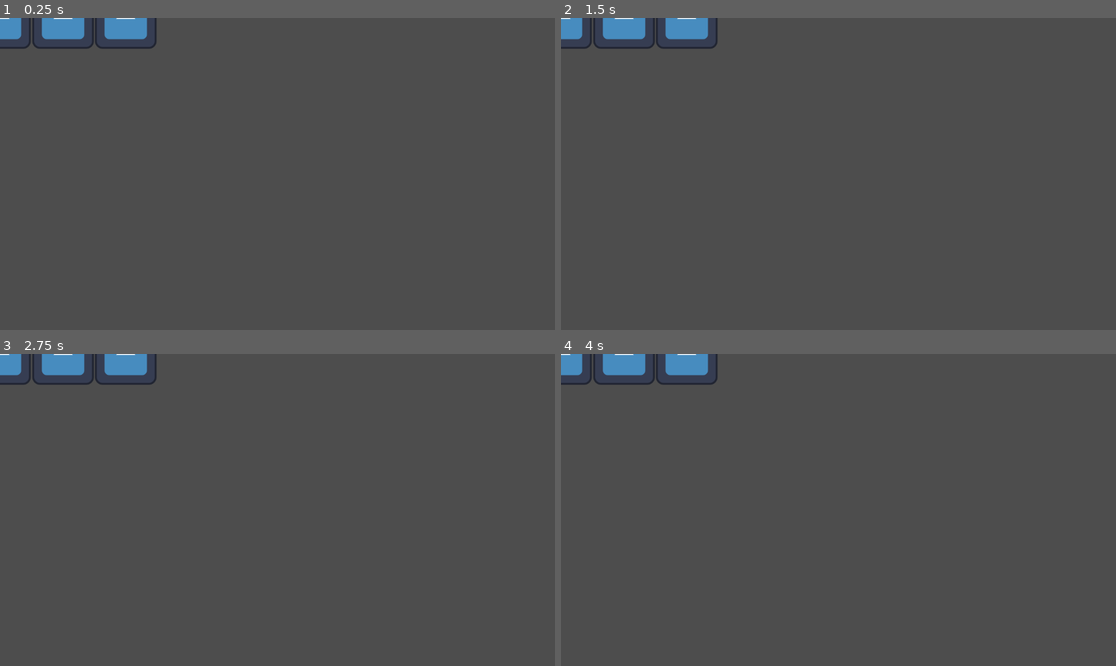
Above: before the commit, frames 1-4 (two rows, left to right).
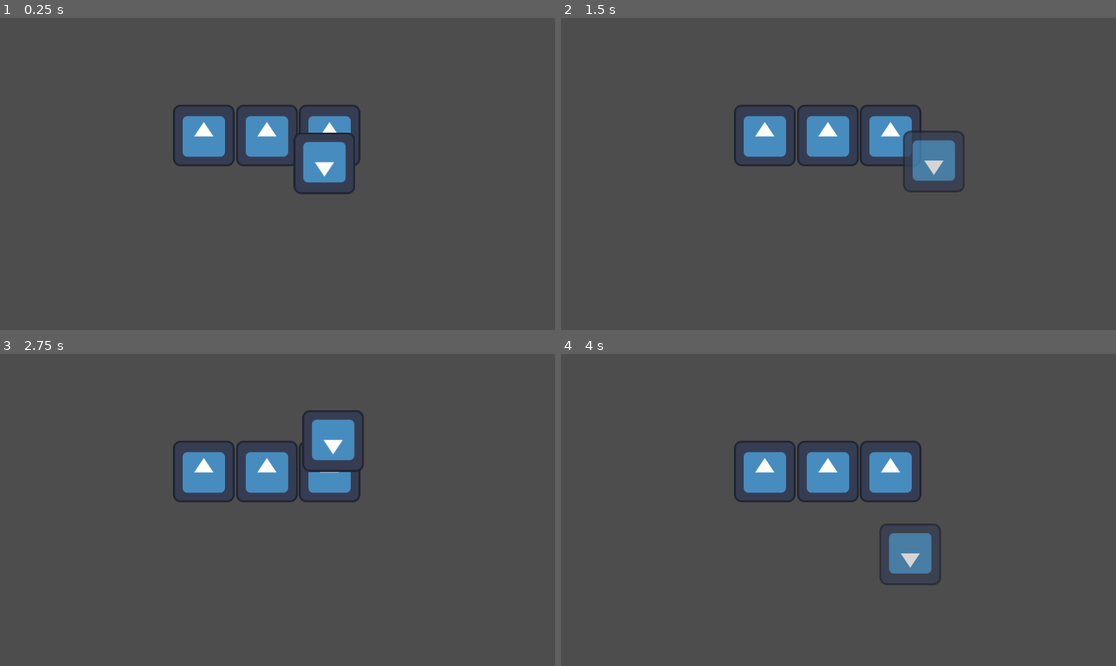
Above: after the commit, the same moments.

Repository: matiasbian/clash-of-code-game
Game: Godot game, scene res://Scenes/Game.tscn
Two runs of this game, one before a commit and one after it. Both use one fixed random seed, a clock stepped at 60 frames per second and the inputs below. The engine's default icon, where the game draws it, is replaced by a stand-in: a white triangle on a blue panel in a dark square.
Inputs (mouse positions are in pixels of both pictures, inside the frame that each line leads up to):
- Up to frame 1 (0.25 s): no input
- Up to frame 2 (1.5 s): move the mouse to (960, 158) at 0.52 s; press the mouse at (960, 158) at 0.53 s; tap Enter at 1.25 s; move the mouse to (727, 189) at 1.27 s; release the mouse at (727, 189) at 1.28 s; click (727, 189) at 1.35 s
- Up to frame 3 (2.75 s): move the mouse to (333, 441) at 2.02 s; press the mouse at (333, 441) at 2.03 s
- Up to frame 4 (4 s): move the mouse to (810, 572) at 2.77 s; release the mouse at (810, 572) at 2.78 s; click (810, 572) at 2.85 s; move the mouse to (1005, 556) at 3.52 s; press the mouse at (1005, 556) at 3.53 s

The runs differ from the first frame. In frame 1, 6.1% of the frame differs, in the area x 0-65%, y 0-57%; in frame 2, 6.6%; in frame 3, 6.2%; in frame 4, 6.7%, in the area x 0-69%, y 0-74%.

Commit message:
Move from point A to B method

Diff:
--- a/Scenes/Game.tscn
+++ b/Scenes/Game.tscn
@@ -1,7 +1,45 @@
-[gd_scene load_steps=3 format=3 uid="uid://d42e7kapykg3"]
+[gd_scene load_steps=7 format=3 uid="uid://d42e7kapykg3"]
 
 [ext_resource type="PackedScene" uid="uid://cyxcy3y3y1m24" path="res://Prefabs/Blocks/Directional.tscn" id="1_ockic"]
+[ext_resource type="Texture2D" uid="uid://dsp8a00cuuxeh" path="res://icon.svg" id="2_d3viv"]
 [ext_resource type="Script" path="res://Scripts/Character.gd" id="2_m3gy8"]
+
+[sub_resource type="Animation" id="Animation_48y8k"]
+resource_name = "Moving"
+loop_mode = 1
+tracks/0/type = "value"
+tracks/0/imported = false
+tracks/0/enabled = true
+tracks/0/path = NodePath("Sprite2D:modulate")
+tracks/0/interp = 1
+tracks/0/loop_wrap = true
+tracks/0/keys = {
+"times": PackedFloat32Array(0, 0.5, 1),
+"transitions": PackedFloat32Array(1, 1, 1),
+"update": 0,
+"values": [Color(1, 1, 1, 1), Color(1, 1, 1, 0), Color(1, 1, 1, 1)]
+}
+
+[sub_resource type="Animation" id="Animation_i2dpj"]
+length = 0.001
+tracks/0/type = "value"
+tracks/0/imported = false
+tracks/0/enabled = true
+tracks/0/path = NodePath("Sprite2D:modulate")
+tracks/0/interp = 1
+tracks/0/loop_wrap = true
+tracks/0/keys = {
+"times": PackedFloat32Array(0),
+"transitions": PackedFloat32Array(1),
+"update": 0,
+"values": [Color(1, 1, 1, 1)]
+}
+
+[sub_resource type="AnimationLibrary" id="AnimationLibrary_my2ed"]
+_data = {
+"Moving": SubResource("Animation_48y8k"),
+"RESET": SubResource("Animation_i2dpj")
+}
 
 [node name="Node2D" type="Node2D"]
 
@@ -13,5 +51,18 @@
 [node name="Directional3" parent="." instance=ExtResource("1_ockic")]
 position = Vector2(261, 0)
 
-[node name="Sprite2D" type="Sprite2D" parent="."]
+[node name="Camera2D" type="Camera2D" parent="."]
+position = Vector2(153, 80)
+
+[node name="CharacterBody2D" type="CharacterBody2D" parent="."]
+position = Vector2(153, 80)
 script = ExtResource("2_m3gy8")
+
+[node name="Sprite2D" type="Sprite2D" parent="CharacterBody2D"]
+texture = ExtResource("2_d3viv")
+flip_v = true
+
+[node name="AnimationPlayer" type="AnimationPlayer" parent="CharacterBody2D"]
+libraries = {
+"": SubResource("AnimationLibrary_my2ed")
+}
--- a/Scripts/Character.gd
+++ b/Scripts/Character.gd
@@ -1,11 +1,31 @@
-class_name Character extends Node
+extends CharacterBody2D
 
-var miclase = MiClase.new()
-# Called when the node enters the scene tree for the first time.
+@export var speed = 400
+
+#components
+var anim
+
+var target = Vector2(500,0)
+
 func _ready():
-	pass # Replace with function body.
+	anim = get_node("AnimationPlayer")
 
+func _input(event):
+	if event.is_action_pressed("clicked"):
+		print("clicked")
+		movePlayerToPos(get_global_mouse_position())
 
-# Called every frame. 'delta' is the elapsed time since the previous frame.
-func _process(delta):
-	miclase._print_algo()
+func _physics_process(delta):
+	velocity = position.direction_to(target) * speed
+	# look_at(target)
+	_handlePlayerMovement()
+
+func _handlePlayerMovement():
+	if position.distance_to(target) > 5:
+		move_and_slide()
+	else:
+		anim.stop()
+
+func movePlayerToPos(pos):
+	anim.play("Moving")
+	target = pos
--- a/project.godot
+++ b/project.godot
@@ -15,6 +15,14 @@
 config/features=PackedStringArray("4.1", "GL Compatibility")
 config/icon="res://icon.svg"
 
+[input]
+
+clicked={
+"deadzone": 0.5,
+"events": [Object(InputEventMouseButton,"resource_local_to_scene":false,"resource_name":"","device":-1,"window_id":0,"alt_pressed":false,"shift_pressed":false,"ctrl_pressed":false,"meta_pressed":false,"button_mask":0,"position":Vector2(0, 0),"global_position":Vector2(0, 0),"factor":1.0,"button_index":1,"canceled":false,"pressed":false,"double_click":false,"script":null)
+]
+}
+
 [rendering]
 
 renderer/rendering_method="gl_compatibility"
Not shown, added: Scenes/Gam35A6.tmp
